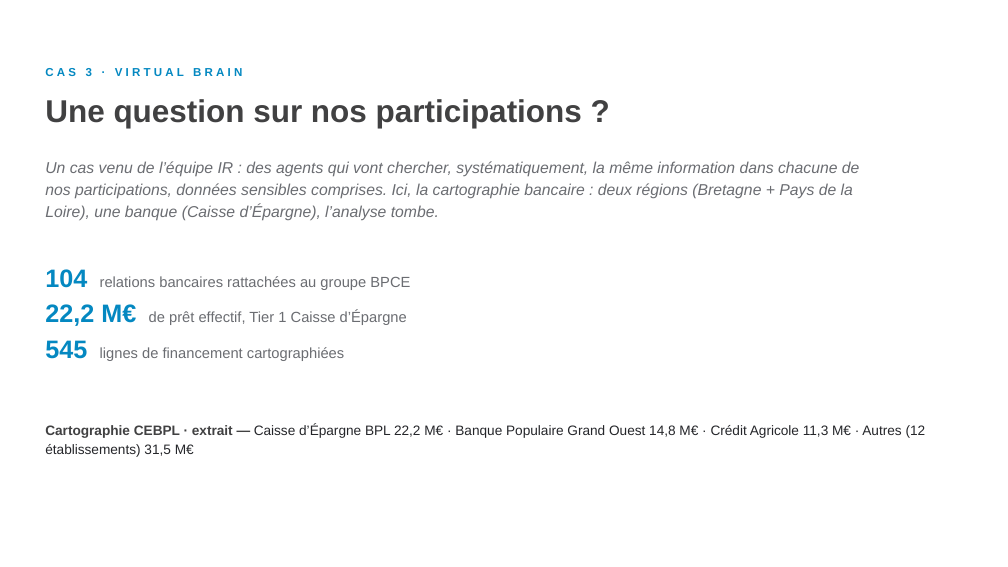
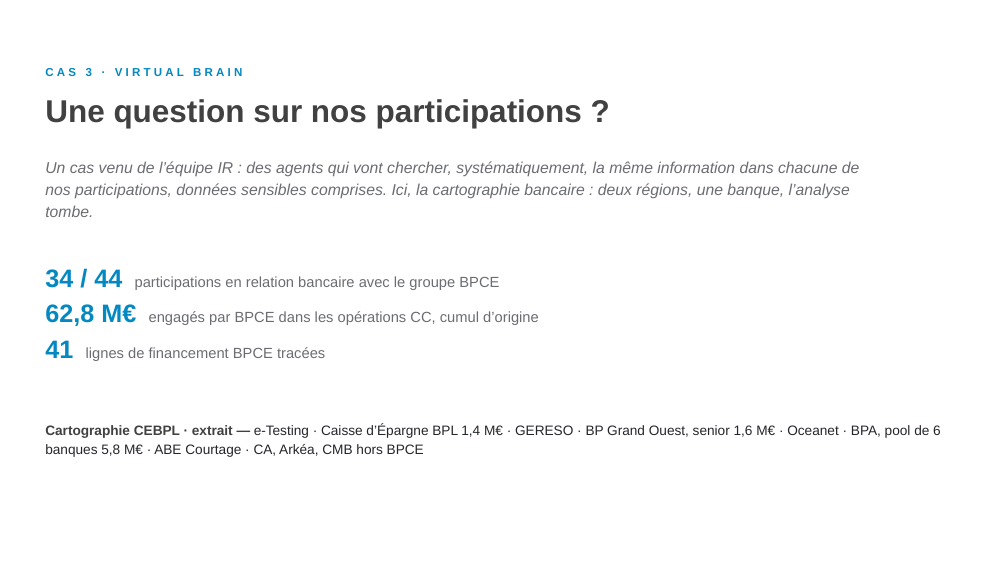
Before and after one commit to felixuniversityca-svg/task-dashboard, a slide deck: slide 11 of LIA-concretement-Capital-Croissance.pptx. Drawn at 1008x567 pixels with LibreOffice and Linux fonts; fonts in the diff are those of the drawing. Boxes give left, top, right and bottom in pixels: in the first picture for what was removed or moved away, otherwise in the second. Text is boxed around its words. In the diff, an @@ line names an element or a change of style, - is before the commit and + after.

```diff
--- a/LIA-concretement-Capital-Croissance.pptx
+++ b/LIA-concretement-Capital-Croissance.pptx
@@ text at (x1=45, y1=161, x2=860, y2=217): text changed @@
-Un cas venu de l’équipe IR : des agents qui vont chercher, systématiquement, la même information dans chacune de nos participations, données sensibles comprises. Ici, la cartographie bancaire : deux régions (Bretagne + Pays de la Loire), une banque (Caisse d’Épargne), l’analyse tombe.
+Un cas venu de l’équipe IR : des agents qui vont chercher, systématiquement, la même information dans chacune de nos participations, données sensibles comprises. Ici, la cartographie bancaire : deux régions, une banque, l’analyse tombe.
@@ text at (x1=45, y1=269, x2=539, y2=361): text changed @@
-104 relations bancaires rattachées au groupe BPCE
-22,2 M€ de prêt effectif, Tier 1 Caisse d’Épargne
-545 lignes de financement cartographiées
+34 / 44 participations en relation bancaire avec le groupe BPCE
+62,8 M€ engagés par BPCE dans les opérations CC, cumul d’origine
+41 lignes de financement BPCE tracées
@@ text at (x1=45, y1=424, x2=941, y2=457): text changed @@
-Cartographie CEBPL · extrait — Caisse d’Épargne BPL 22,2 M€ · Banque Populaire Grand Ouest 14,8 M€ · Crédit Agricole 11,3 M€ · Autres (12 établissements) 31,5 M€
+Cartographie CEBPL · extrait — e-Testing · Caisse d’Épargne BPL 1,4 M€ · GERESO · BP Grand Ouest, senior 1,6 M€ · Oceanet · BPA, pool de 6 banques 5,8 M€ · ABE Courtage · CA, Arkéa, CMB hors BPCE
```
Also in this commit, not shown: 8 other slides changed.
